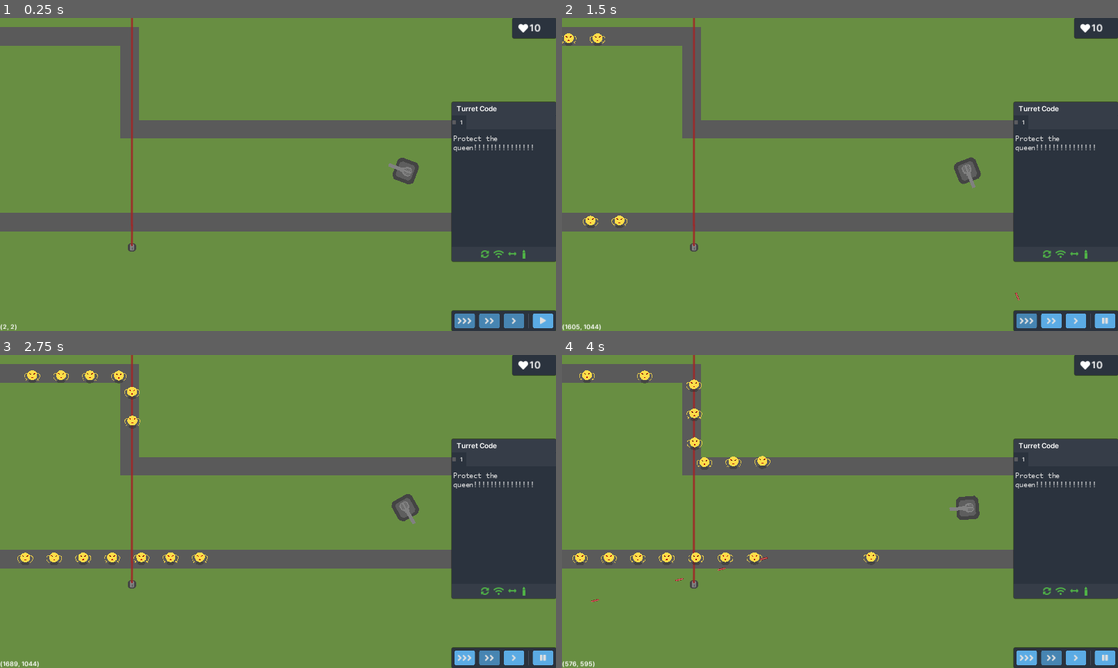
Above: before the commit, frames 1-4 (two rows, left to right).
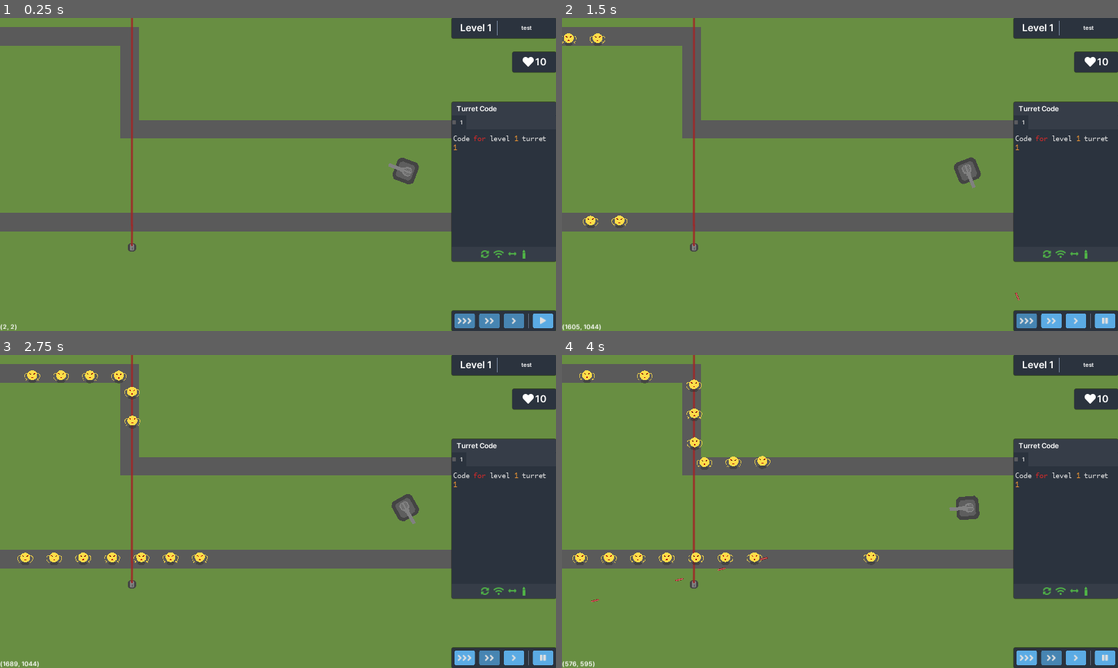
Above: after the commit, the same moments.

Repository: Latiang/tower-defense-godot
Game: Godot game, scene res://objects/Main.tscn
The game is run twice, just before and just after one commit, with the same random seed, the same clock (stepped at 60 frames per second) and the same inputs.
Inputs (mouse positions are in pixels of both pictures, inside the frame that each line leads up to):
- Up to frame 1 (0.25 s): no input
- Up to frame 2 (1.5 s): click "" at 0.5 s; click "" at 1.25 s
- Up to frame 3 (2.75 s): click "" at 2 s
- Up to frame 4 (4 s): move the mouse to (967, 508) at 2.77 s; press the mouse at (967, 508) at 2.78 s; hold D 2.78-3.53 s; move the mouse to (728, 527) at 3.52 s; release the mouse at (728, 527) at 3.53 s; hold A from 3.53 s (still down); click (728, 527) at 3.6 s

The runs differ from the first frame. In frame 1, 1.6% of the frame differs, in the area x 81-100%, y 0-100%; in frame 2, 1.6%; in frame 3, 1.6%; in frame 4, 1.6%.

Commit message:
Add a level info panel in the top right corner

Diff:
--- a/src/assets/GUITheme.tres
+++ b/src/assets/GUITheme.tres
@@ -49,7 +49,7 @@
 shadow_size = 3
 
 [sub_resource type="StyleBoxFlat" id=7]
-bg_color = Color( 0.321569, 0.364706, 0.431373, 1 )
+bg_color = Color( 0.470588, 0.533333, 0.627451, 1 )
 corner_radius_top_left = 1
 corner_radius_top_right = 1
 corner_radius_bottom_right = 1
@@ -57,7 +57,7 @@
 expand_margin_left = 1.0
 
 [sub_resource type="DynamicFont" id=8]
-size = 20
+size = 30
 font_data = ExtResource( 1 )
 
 [resource]
--- a/src/objects/BaseLevel.gd
+++ b/src/objects/BaseLevel.gd
@@ -4,9 +4,6 @@
 
 signal open_code_window(turret)
 signal level_complete()
-
-var screen_width = 1280
-var screen_height = 720
 
 var time_scale = 1
 
@@ -20,7 +17,6 @@
 
 func _process(delta):
 	if wave_started:
-		update_scaling()
 		check_for_win()
 
 func set_time_scale(new_time_scale):
@@ -29,15 +25,6 @@
 		for child in self.get_children():
 			if child.is_in_group("Turret") || child.is_in_group("MobPath"):
 				child.update_time_scale(new_time_scale)
-
-func update_scaling():
-	pass
-	#var new_width = get_viewport().size.x
-	#var new_height = get_viewport().size.y
-	#if (new_width != screen_width):
-		#scale.x = float(new_width) / 1280
-	#if (new_height != screen_height):
-		#scale.y = float(new_height) / 720
 
 # Start the waves for this level
 func start_wave():
--- a/src/objects/EscapeMenu.tscn
+++ b/src/objects/EscapeMenu.tscn
@@ -50,7 +50,7 @@
 shadow_size = 3
 
 [sub_resource type="StyleBoxFlat" id=7]
-bg_color = Color( 0.321569, 0.364706, 0.431373, 1 )
+bg_color = Color( 0.470588, 0.533333, 0.627451, 1 )
 corner_radius_top_left = 1
 corner_radius_top_right = 1
 corner_radius_bottom_right = 1
--- a/src/objects/GUI.gd
+++ b/src/objects/GUI.gd
@@ -23,8 +23,13 @@
 	set_coordinate_label()
 
 func _input(event):
-	if event.is_action_pressed("escape_menu_toggle") and !event.is_echo():
-		toggle_escape_menu()
+	if $LevelControlsPanel.visible:
+		if event.is_action_pressed("escape_menu_toggle") and !event.is_echo():
+			toggle_escape_menu()
+
+func update_level_data(data):
+	$LevelNamePanel/MarginContainer/HBoxContainer/LevelCountLabel.text = "Level %s" % data["count"]
+	$LevelNamePanel/MarginContainer/HBoxContainer/CenterContainer/LevelNameLabel.text = data["description"]
 
 func toggle_escape_menu():
 	escape_menu_open = !escape_menu_open
@@ -47,6 +52,8 @@
 	$LevelControlsPanel.hide()
 	$HealthPanel.hide()
 	$CoordinateLabel.hide()
+	$EscapeMenu.hide()
+	$LevelNamePanel.hide()
 
 func show():
 	$CodeWindow.show()
@@ -54,6 +61,7 @@
 	$HealthPanel.show()
 	$CoordinateLabel.show()
 	$EscapeMenu.hide()
+	$LevelNamePanel.show()
 
 # Called every frame. 'delta' is the elapsed time since the previous frame.
 #func _process(delta):
--- a/src/objects/GUI.tscn
+++ b/src/objects/GUI.tscn
@@ -19,14 +19,21 @@
 use_filter = true
 font_data = ExtResource( 4 )
 
+[sub_resource type="DynamicFont" id=6]
+size = 35
+font_data = ExtResource( 5 )
+
+[sub_resource type="DynamicFont" id=7]
+size = 20
+extra_spacing_top = -4
+font_data = ExtResource( 5 )
+
 [sub_resource type="DynamicFont" id=3]
-size = 35
-use_filter = true
+size = 39
 font_data = ExtResource( 4 )
 
 [sub_resource type="DynamicFont" id=4]
 size = 35
-use_filter = true
 font_data = ExtResource( 5 )
 
 [sub_resource type="DynamicFont" id=5]
@@ -150,11 +157,71 @@
 "_edit_use_anchors_": false
 }
 
+[node name="LevelNamePanel" type="PanelContainer" parent="."]
+anchor_left = 1.0
+anchor_right = 1.0
+margin_left = -360.0
+margin_bottom = 70.0
+rect_min_size = Vector2( 360, 70 )
+theme = ExtResource( 1 )
+__meta__ = {
+"_edit_use_anchors_": false
+}
+
+[node name="MarginContainer" type="MarginContainer" parent="LevelNamePanel"]
+margin_right = 360.0
+margin_bottom = 70.0
+custom_constants/margin_right = 20
+custom_constants/margin_top = 10
+custom_constants/margin_left = 30
+custom_constants/margin_bottom = 10
+
+[node name="HBoxContainer" type="HBoxContainer" parent="LevelNamePanel/MarginContainer"]
+margin_left = 30.0
+margin_top = 10.0
+margin_right = 340.0
+margin_bottom = 60.0
+custom_constants/separation = 15
+
+[node name="LevelCountLabel" type="Label" parent="LevelNamePanel/MarginContainer/HBoxContainer"]
+margin_top = 3.0
+margin_right = 117.0
+margin_bottom = 46.0
+rect_min_size = Vector2( 0, 43 )
+custom_fonts/font = SubResource( 6 )
+text = "Level 1"
+
+[node name="VSeparator" type="VSeparator" parent="LevelNamePanel/MarginContainer/HBoxContainer"]
+margin_left = 132.0
+margin_right = 136.0
+margin_bottom = 50.0
+
+[node name="CenterContainer" type="CenterContainer" parent="LevelNamePanel/MarginContainer/HBoxContainer"]
+margin_left = 151.0
+margin_right = 310.0
+margin_bottom = 50.0
+size_flags_horizontal = 3
+size_flags_vertical = 3
+
+[node name="LevelNameLabel" type="Label" parent="LevelNamePanel/MarginContainer/HBoxContainer/CenterContainer"]
+margin_left = 7.0
+margin_top = 2.0
+margin_right = 152.0
+margin_bottom = 47.0
+rect_min_size = Vector2( 145, 40 )
+custom_fonts/font = SubResource( 7 )
+text = "While Loops are Useful"
+align = 1
+valign = 1
+autowrap = true
+
 [node name="HealthPanel" type="PanelContainer" parent="."]
 anchor_left = 1.0
-anchor_right = 1.0
+anchor_top = 0.108
+anchor_right = 1.0
+anchor_bottom = 0.194
 margin_left = -150.0
-margin_bottom = 70.0
+margin_bottom = -22.88
 rect_min_size = Vector2( 150, 70 )
 theme = ExtResource( 1 )
 __meta__ = {
@@ -173,21 +240,23 @@
 margin_right = 130.0
 margin_bottom = 70.0
 rect_min_size = Vector2( 0, 70 )
+alignment = 1
 
 [node name="HeartLabel" type="Label" parent="HealthPanel/MarginContainer/HBoxContainer"]
-margin_top = 17.0
-margin_right = 35.0
-margin_bottom = 53.0
+margin_left = 13.0
+margin_top = 15.0
+margin_right = 52.0
+margin_bottom = 55.0
 custom_fonts/font = SubResource( 3 )
 text = ""
 
 [node name="HealthLabel" type="Label" parent="HealthPanel/MarginContainer/HBoxContainer"]
-margin_left = 39.0
-margin_right = 102.0
+margin_left = 56.0
+margin_right = 96.0
 margin_bottom = 70.0
 rect_min_size = Vector2( 0, 70 )
 custom_fonts/font = SubResource( 4 )
-text = "100"
+text = "10"
 valign = 1
 
 [node name="PopupGreyCover" type="ColorRect" parent="."]
--- a/src/objects/LevelManager.gd
+++ b/src/objects/LevelManager.gd
@@ -34,6 +34,7 @@
 	var level_name = save_state.get_level_data(level_index)["file"]
 	$GUI.reset()
 	$GUI.update_health(health)
+	$GUI.update_level_data(save_state.get_level_data(level_index))
 	print("[Level] Loading level: %s" % level_name)
 	if current_level:
 		current_level.close()
--- a/src/objects/PopupDialogOk.tscn
+++ b/src/objects/PopupDialogOk.tscn
@@ -1,11 +1,15 @@
-[gd_scene load_steps=5 format=2]
+[gd_scene load_steps=6 format=2]
 
 [ext_resource path="res://assets/GUITheme.tres" type="Theme" id=1]
 [ext_resource path="res://assets/fonts/Inter-SemiBold-slnt=0.ttf" type="DynamicFontData" id=2]
 [ext_resource path="res://objects/PopupDialogOk.gd" type="Script" id=3]
 
+[sub_resource type="DynamicFont" id=2]
+size = 25
+font_data = ExtResource( 2 )
+
 [sub_resource type="DynamicFont" id=1]
-size = 25
+size = 20
 font_data = ExtResource( 2 )
 
 [node name="PopupDialogOk" type="PanelContainer"]
@@ -25,7 +29,7 @@
 
 [node name="MarginContainer" type="MarginContainer" parent="."]
 margin_right = 300.0
-margin_bottom = 137.0
+margin_bottom = 140.0
 custom_constants/margin_right = 10
 custom_constants/margin_top = 10
 custom_constants/margin_left = 10
@@ -35,13 +39,14 @@
 margin_left = 10.0
 margin_top = 10.0
 margin_right = 290.0
-margin_bottom = 132.0
+margin_bottom = 135.0
 custom_constants/separation = 25
 alignment = 1
 
 [node name="MarginContainer2" type="MarginContainer" parent="MarginContainer/VBoxContainer"]
+margin_top = 1.0
 margin_right = 280.0
-margin_bottom = 47.0
+margin_bottom = 48.0
 custom_constants/margin_right = 15
 custom_constants/margin_top = 15
 custom_constants/margin_left = 15
@@ -51,15 +56,15 @@
 margin_top = 15.0
 margin_right = 265.0
 margin_bottom = 47.0
-custom_fonts/font = SubResource( 1 )
+custom_fonts/font = SubResource( 2 )
 align = 1
 valign = 1
 autowrap = true
 
 [node name="MarginContainer" type="MarginContainer" parent="MarginContainer/VBoxContainer"]
-margin_top = 72.0
+margin_top = 73.0
 margin_right = 280.0
-margin_bottom = 122.0
+margin_bottom = 123.0
 custom_constants/margin_right = 40
 custom_constants/margin_left = 40
 custom_constants/margin_bottom = 15
@@ -69,4 +74,5 @@
 margin_right = 240.0
 margin_bottom = 35.0
 rect_min_size = Vector2( 0, 35 )
+custom_fonts/font = SubResource( 1 )
 [connection signal="pressed" from="MarginContainer/VBoxContainer/MarginContainer/Button" to="." method="_on_Button_pressed"]
--- a/src/objects/PopupDialogTwoChoices.tscn
+++ b/src/objects/PopupDialogTwoChoices.tscn
@@ -1,11 +1,15 @@
-[gd_scene load_steps=5 format=2]
+[gd_scene load_steps=6 format=2]
 
 [ext_resource path="res://assets/GUITheme.tres" type="Theme" id=1]
 [ext_resource path="res://objects/PopupDialogTwoChoices.gd" type="Script" id=2]
 [ext_resource path="res://assets/fonts/Inter-SemiBold-slnt=0.ttf" type="DynamicFontData" id=3]
 
+[sub_resource type="DynamicFont" id=2]
+size = 25
+font_data = ExtResource( 3 )
+
 [sub_resource type="DynamicFont" id=1]
-size = 25
+size = 20
 font_data = ExtResource( 3 )
 
 [node name="PopupDialogTwoChoices" type="PanelContainer"]
@@ -76,11 +80,13 @@
 margin_right = 155.0
 margin_bottom = 40.0
 rect_min_size = Vector2( 140, 40 )
+custom_fonts/font = SubResource( 1 )
 
 [node name="Button2" type="Button" parent="MarginContainer/VBoxContainer/MarginContainer/HBoxContainer"]
 margin_left = 195.0
 margin_right = 335.0
 margin_bottom = 40.0
 rect_min_size = Vector2( 140, 35 )
+custom_fonts/font = SubResource( 1 )
 [connection signal="pressed" from="MarginContainer/VBoxContainer/MarginContainer/HBoxContainer/Button1" to="." method="_on_Button1_pressed"]
 [connection signal="pressed" from="MarginContainer/VBoxContainer/MarginContainer/HBoxContainer/Button2" to="." method="_on_Button2_pressed"]
--- a/src/project.godot
+++ b/src/project.godot
@@ -45,4 +45,5 @@
 
 [rendering]
 
+quality/2d/use_nvidia_rect_flicker_workaround=true
 environment/default_environment="res://default_env.tres"
--- a/src/saves/initial_save.json
+++ b/src/saves/initial_save.json
@@ -1,4 +1,4 @@
 {"levels":[
-{"description":"test","file":"TestLevel1","status":1,"turret_code":["Code for level 1 turret 1"]},
-{"description":"test2","file":"TestLevel2","status":0,"turret_code":["Code for level 2 turret 1", "Code for level 2 turret 2"]}
+{"description":"test","file":"TestLevel1","count": 1, "status":1,"turret_code":["Code for level 1 turret 1"]},
+{"description":"test2","file":"TestLevel2","count": 2, "status":0,"turret_code":["Code for level 2 turret 1", "Code for level 2 turret 2"]}
 ]}
--- a/src/saves/save1.json
+++ /dev/null
@@ -1 +0,0 @@
-{"levels":[{"description":"test","file":"TestLevel1","status":3,"turret_code":["Protect the queen!!!!!!!!!!!!!!!"]},{"description":"test2","file":"TestLevel2","status":3,"turret_code":["Code for level 2 turret 1","Code for level 2 turret 2"]}]}
Not shown: 1 places in src/objects/GUI.tscn that only renumber resources
Not shown: 1 places in src/objects/PopupDialogTwoChoices.tscn that only renumber resources
